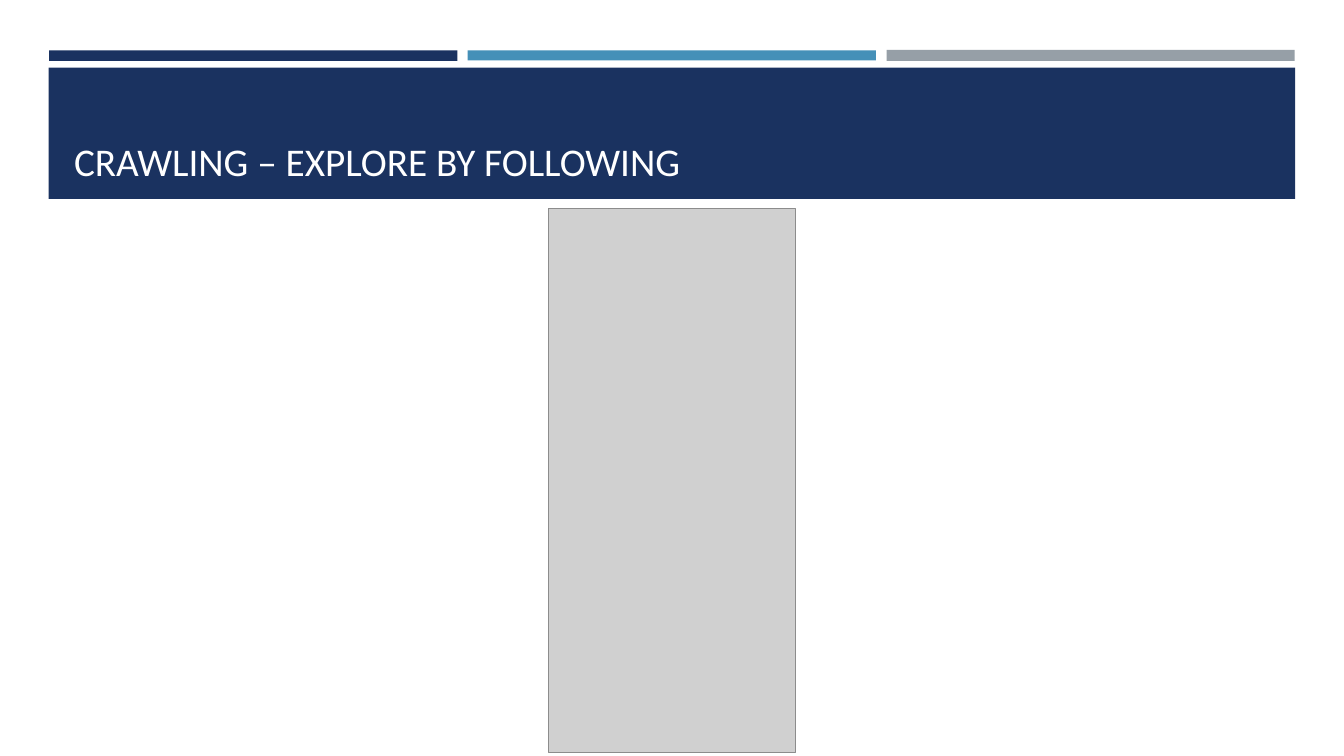
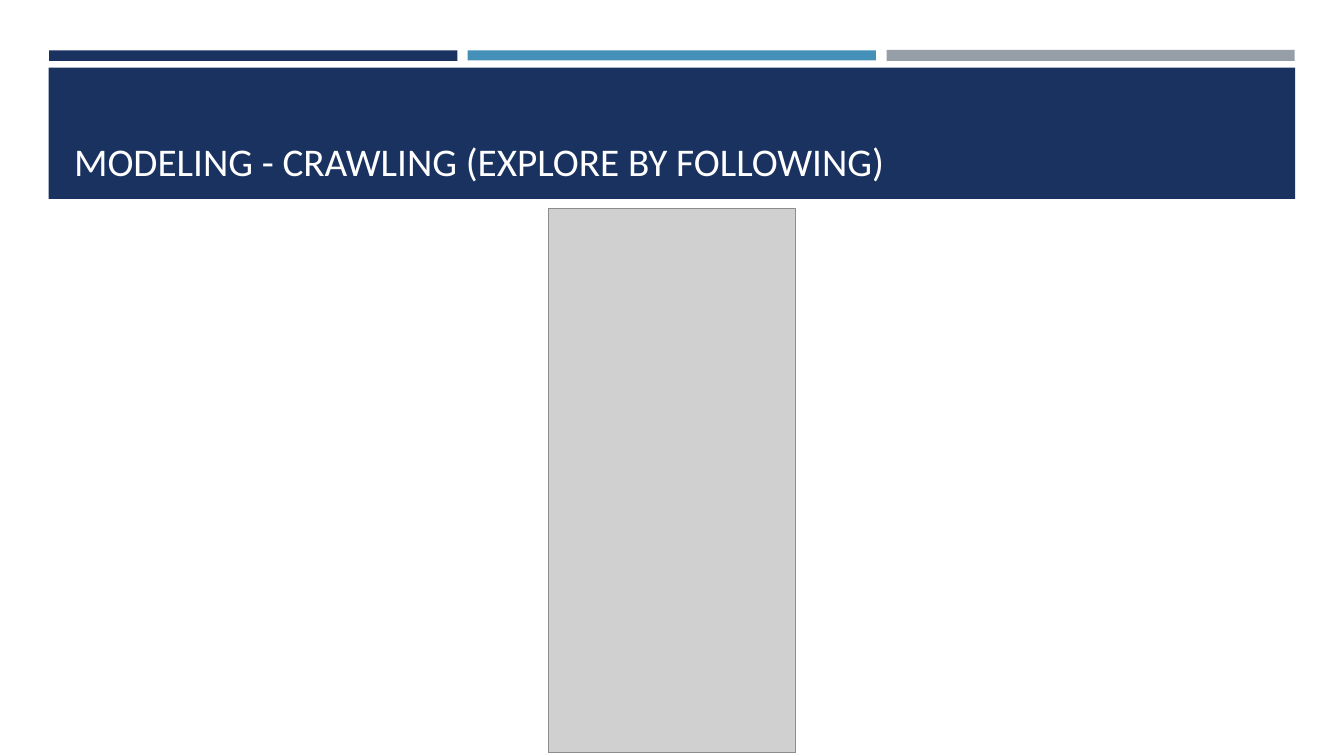
Before and after one commit to seakmengc/find_me, a slide deck: slide 15 of docs/find_me.pptx (slide 11 before the commit). Drawn at 1344x756 pixels with LibreOffice and Linux fonts; fonts in the diff are those of the drawing; grey boxes stand for pictures. Boxes give left, top, right and bottom in pixels: in the first picture for what was removed or moved away, otherwise in the second. Text is boxed around its words. In the diff, an @@ line names an element or a change of style, - is before the commit and + after.

```diff
--- a/docs/find_me.pptx
+++ b/docs/find_me.pptx
@@ title at [74, 147, 884, 182]: text changed @@
-CRAWLING – EXPLORE BY FOLLOWING
+MODELING - CRAWLING (EXPLORE BY FOLLOWING)
```
Also in this commit, not shown: 4 other slides changed, 10 slides added, 3 slides removed, 3 other files.
